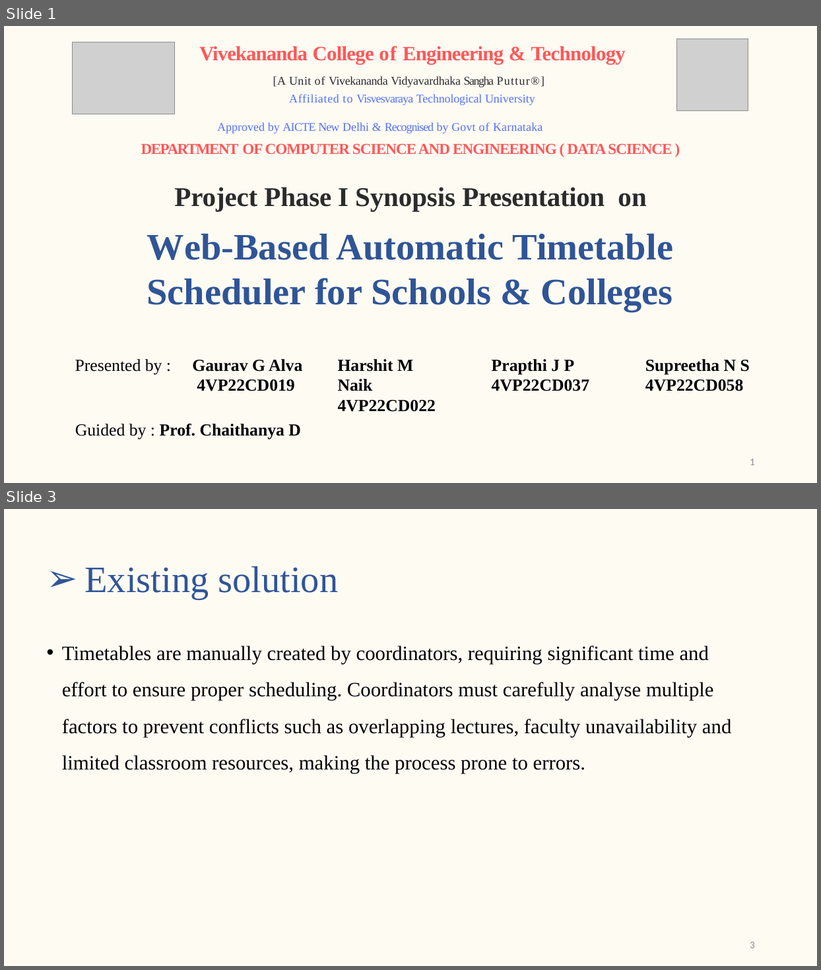
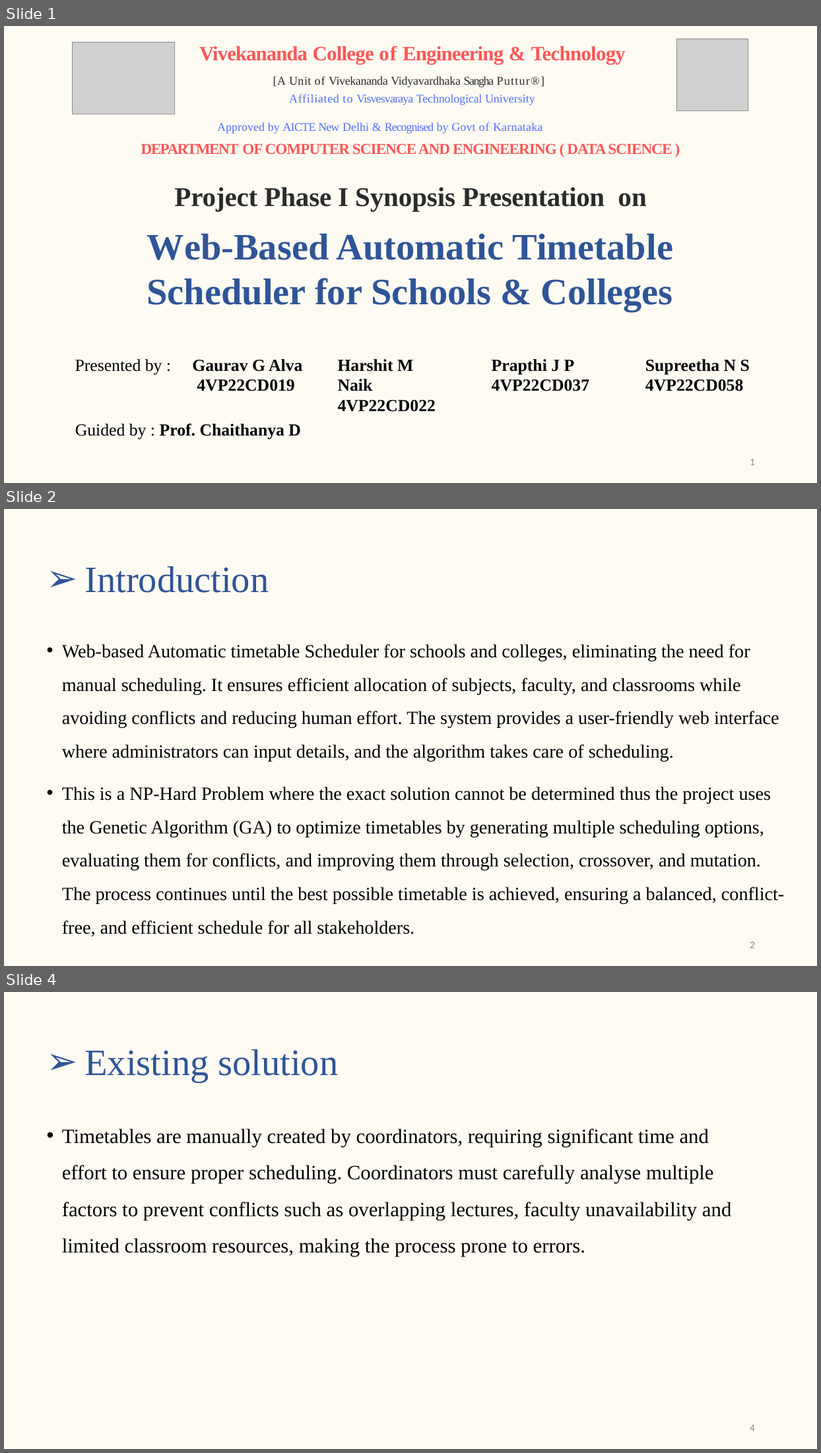
Before and after one commit to s-saanvi/Collection, a slide deck: Synopsis/Synopsis Presentation.pptx. Shown one above the other, each under a label of ours: slides 1 and 3 before the commit, slides 1, 2 and 4 after it; the slides between them are not shown. The pictures are 821x970 and 821x1453 pixels, drawn with LibreOffice and Linux fonts; fonts in the diff are those of the drawing; grey boxes stand for pictures. Boxes give left, top, right and bottom in pixels: in the first picture for what was removed or moved away, otherwise in the second. Text is boxed around its words. In the diff, an @@ line names an element or a change of style, - is before the commit and + after.

```diff
--- a/Synopsis/Synopsis Presentation.pptx
+++ b/Synopsis/Synopsis Presentation.pptx
@@ slide 2 added at (x1=4, y1=509, x2=817, y2=966), background #FEF9E8 at 51% opacity @@
@@ title added at (x1=85, y1=566, x2=269, y2=593), 44 pt, text #2F5597 @@
+➢ Introduction
@@ text added at (x1=62, y1=644, x2=784, y2=937), 22 pt, text #000000 @@
+• Web-based Automatic timetable Scheduler for schools and colleges, eliminating the need for manual scheduling. It ensures efficient allocation of subjects, faculty, and classrooms while avoiding conflicts and reducing human effort. The system provides a user-friendly web interface where administrators can input details, and the algorithm takes care of scheduling.
+• This is a NP-Hard Problem where the exact solution cannot be determined thus the project uses the Genetic Algorithm (GA) to optimize timetables by generating multiple scheduling options, evaluating them for conflicts, and improving them through selection, crossover, and mutation. The process continues until the best possible timetable is achieved, ensuring a balanced, conflict-free, and efficient schedule for all stakeholders.
@@ page number added at (x1=750, y1=942, x2=755, y2=949), 12 pt, text #8C8C8C @@
+2
@@ what was slide 3 is now slide 4 @@
@@ page number at (x1=750, y1=1425, x2=755, y2=1432): text changed @@
-3
+4
```
Also in this commit, not shown: 3 slides changed, 2 other files.
